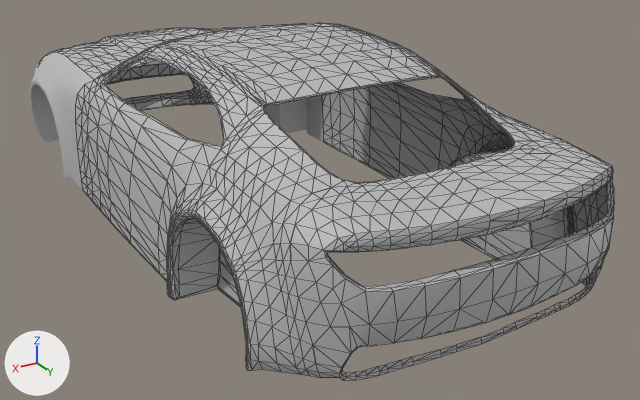
What one commit did to the FBX model Assets/Meshes/Blend_Shape_Car.fbx.
Rendered twice from a 50 mm lens placed at (2.21, 4.38, 2.27), pointed at (-0.21, 0.35, 0.26). Every picture has the same lights, and +X, +Y and +Z are marked at lower left. Mesh edges are drawn as thin lines on the coarser meshes. Where no turn or scale is listed for an object, it has been applied to the vertices.

The scene before the commit, as lines of its bpy script (objects in view):
```python
me_mesh = bpy.data.meshes.new('Mesh')
me_mesh.from_pydata(...)  # 482 vertices, 824 faces; spans x -0.77..0.77, y -0.77..0.77, z -0.38..0.38
me_mesh.materials.append(mat_lambert19)  # grey #bcbcbc
me_mesh_004 = bpy.data.meshes.new('Mesh.004')
me_mesh_004.from_pydata(...)  # 315 vertices, 577 faces; spans x -0.13..0.13, y -0.592..0.592, z -0.39..0.39
me_mesh_004.materials.append(mat_lambert19)  # grey #bcbcbc
me_mesh_008 = bpy.data.meshes.new('Mesh.008')
me_mesh_008.from_pydata(...)  # 433 vertices, 724 faces; spans x -0.79..0.79, y -0.27..0.27, z -0.35..0.35
me_mesh_008.materials.append(mat_lambert19)  # grey #bcbcbc
ob_front_car_bar = bpy.data.objects.new('Front_Car_Bar', me_mesh)
ob_front_car_bar.location = (0.0, -1.398, 0.553)
ob_rear_left_fender = bpy.data.objects.new('Rear_Left_Fender', me_mesh_004)
ob_rear_left_fender.location = (0.781, 1.323, 0.563)
ob_rearbar = bpy.data.objects.new('Rearbar', me_mesh_008)
ob_rearbar.location = (0.0, 1.909, 0.609)
# also in view: 'Right_Door1' at (-0.79, 0.09, 0.55); 'Left_Door2' at (0.79, 0.09, 0.55); 'Front_Left_Fender' at (0.78, -1.28, 0.52); 'Front_Right_Fender1' at (-0.78, -1.28, 0.52); 'Roof1' at (0.0, 0.49, 1.04)
```
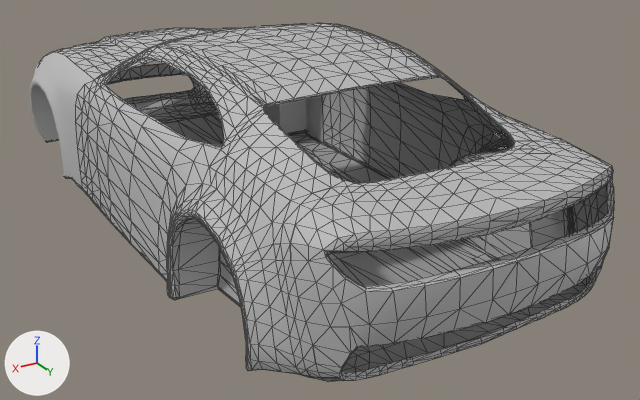
The newer file is also turned or shifted as a whole; pictures and numbers use the older file's frame.

Pixel boxes [x1, y1, x2, y2] of what changed, in the pictures (640 x 400 px):
'Undercar_Low', added: after [141, 104, 586, 382]

The change, as a diff of the scene's bpy script:
```diff
--- a/Assets/Meshes/Blend_Shape_Car.fbx.py
+++ b/Assets/Meshes/Blend_Shape_Car.fbx.py
@@ mat_lambert18 @@
+mat_lambert18 = principled_material('lambert18')
+mat_lambert18.base_color = (0.411, 0.411, 0.411)  # grey #acacac
@@ me_mesh_008_1 @@
+me_mesh_008_1.from_pydata(...)  # 610 vertices, 1084 faces; spans x -0.91..0.91, y -2.08..2.0, z 0.0..0.13
+me_mesh_008_1.materials.append(mat_lambert18)  # grey #acacac
@@ ob_undercar_low @@
+ob_undercar_low = bpy.data.objects.new('Undercar_Low', me_mesh_008_1)
+ob_undercar_low.location = (0.0, 0.0, 0.173)
```
